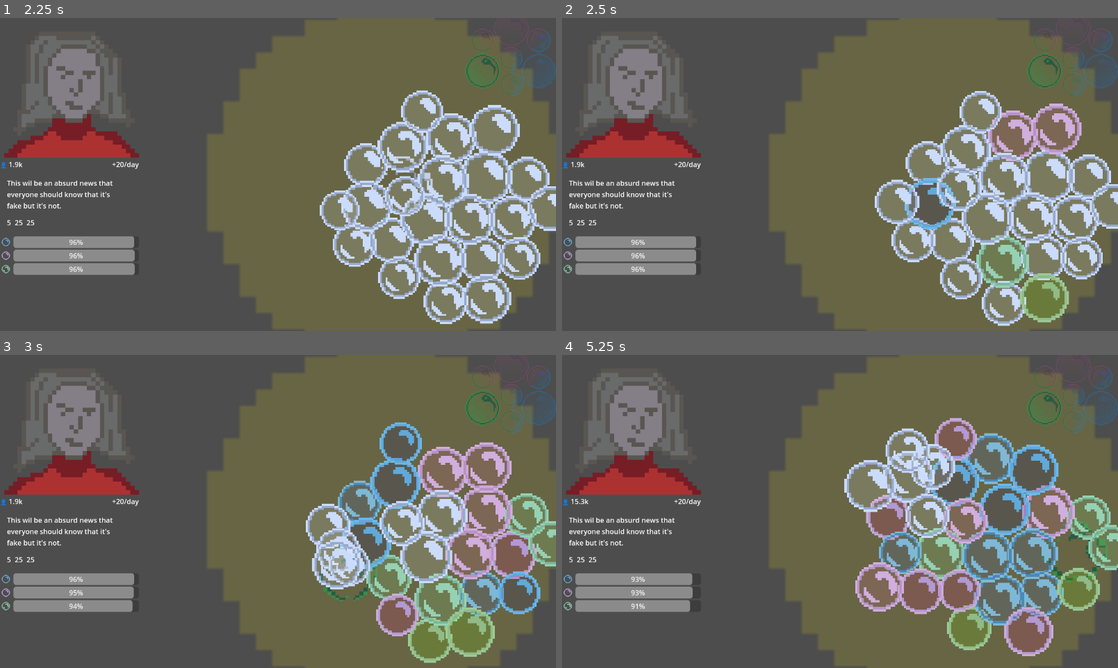
Above: before the commit, frames 1-4 (two rows, left to right).
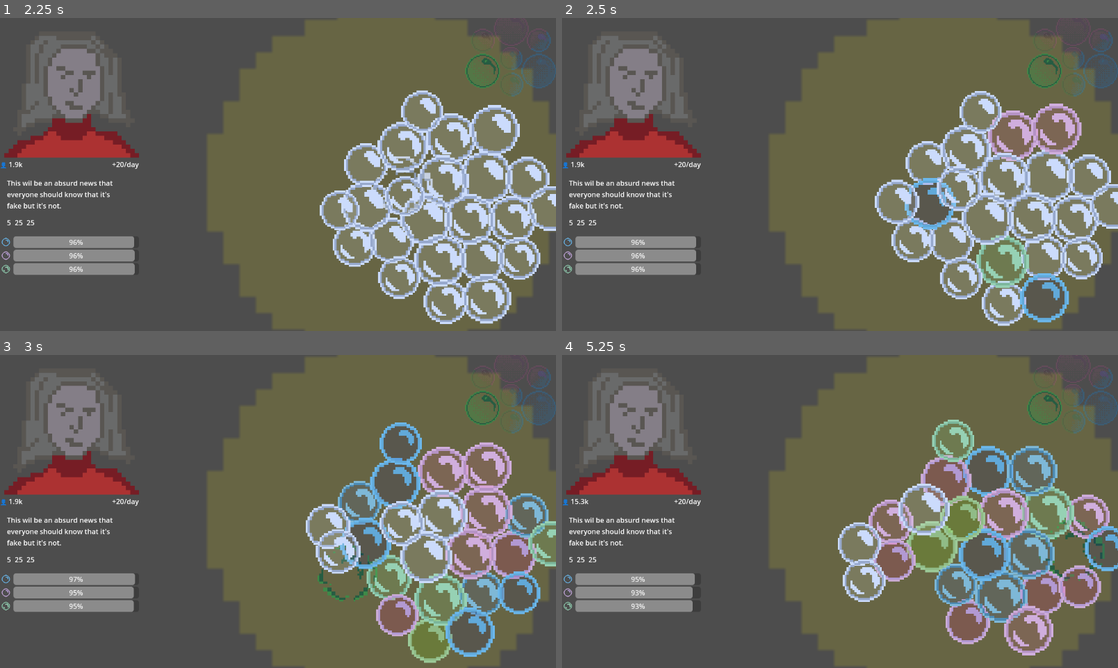
Above: after the commit, the same moments.

Repository: davirss/fakeltd.
Game: Godot game, scene res://Scenes/game.tscn
The game is run twice, just before and just after one commit, with the same random seed, the same clock (stepped at 60 frames per second) and the same inputs. The engine's default icon, where the game draws it, is replaced by a stand-in: a white triangle on a blue panel in a dark square.
Inputs (mouse positions are in pixels of both pictures, inside the frame that each line leads up to):
- Up to frame 1 (2.25 s): tap Enter (ui_accept) at 0.5, 0.77, 1.52 s; move the mouse to (222, 196) at 0.52 s; click (222, 196) at 0.6 s; move the mouse to (467, 155) at 1.27 s; click (467, 155) at 1.35 s; move the mouse to (400, 187) at 2.02 s; click (400, 187) at 2.1 s
- Up to frame 2 (2.5 s): no input
- Up to frame 3 (3 s): move the mouse to (350, 577) at 2.77 s; click (350, 577) at 2.85 s
- Up to frame 4 (5.25 s): tap Enter (ui_accept) at 3.02, 3.77, 4.52 s; move the mouse to (923, 502) at 3.52 s; click (923, 502) at 3.6 s; move the mouse to (951, 580) at 4.27 s; click (951, 580) at 4.35 s; move the mouse to (1073, 555) at 5.02 s; click (1073, 555) at 5.1 s

Frame 1 is identical in both runs. In frame 2, 1.1% of the frame differs, in the area x 82-92%, y 81-98%; in frame 3, 2.9%; in frame 4, 19%, in the area x 13-100%, y 20-97%.

Commit message:
Update script to match selector.

Diff:
--- a/game_manager.gd
+++ b/game_manager.gd
@@ -42,11 +42,11 @@
 
 	if left && !top && !right:
 		_selected_group = [
-			BubbleDefinitions.BubbleState.FACEBOOK
-		]
-		_selected_distributions = {
-			BubbleDefinitions.BubbleState.WHATSAPP: 	0.375,
-			BubbleDefinitions.BubbleState.FACEBOOK: 	0.25,
+			BubbleDefinitions.BubbleState.WHATSAPP
+		]
+		_selected_distributions = {
+			BubbleDefinitions.BubbleState.FACEBOOK: 	0.375,
+			BubbleDefinitions.BubbleState.WHATSAPP: 	0.25,
 			BubbleDefinitions.BubbleState.INSTAGRAM:	0.375,
 		}
 	elif !left && top && !right:
@@ -60,21 +60,21 @@
 		}
 	elif !left && !top && right:
 		_selected_group = [
-			BubbleDefinitions.BubbleState.WHATSAPP
-		]
-		_selected_distributions = {
+			BubbleDefinitions.BubbleState.FACEBOOK
+		]
+		_selected_distributions = {
+			BubbleDefinitions.BubbleState.FACEBOOK: 	0.25,
+			BubbleDefinitions.BubbleState.WHATSAPP: 	0.375,
+			BubbleDefinitions.BubbleState.INSTAGRAM:	0.375,
+		}
+	elif left && top && !right:
+		_selected_group = [
+			BubbleDefinitions.BubbleState.WHATSAPP,
+			BubbleDefinitions.BubbleState.INSTAGRAM
+		]
+		_selected_distributions = {
+			BubbleDefinitions.BubbleState.FACEBOOK: 	0.5,
 			BubbleDefinitions.BubbleState.WHATSAPP: 	0.25,
-			BubbleDefinitions.BubbleState.FACEBOOK: 	0.375,
-			BubbleDefinitions.BubbleState.INSTAGRAM:	0.375,
-		}
-	elif left && top && !right:
-		_selected_group = [
-			BubbleDefinitions.BubbleState.FACEBOOK,
-			BubbleDefinitions.BubbleState.INSTAGRAM
-		]
-		_selected_distributions = {
-			BubbleDefinitions.BubbleState.WHATSAPP: 	0.5,
-			BubbleDefinitions.BubbleState.FACEBOOK: 	0.25,
 			BubbleDefinitions.BubbleState.INSTAGRAM:	0.25,
 		}
 	elif left && !top && right:
@@ -89,12 +89,12 @@
 		}
 	elif !left && top && right:
 		_selected_group = [
-			BubbleDefinitions.BubbleState.WHATSAPP,
-			BubbleDefinitions.BubbleState.INSTAGRAM
-		]
-		_selected_distributions = {
-			BubbleDefinitions.BubbleState.WHATSAPP: 	0.25,
-			BubbleDefinitions.BubbleState.FACEBOOK: 	0.5,
+			BubbleDefinitions.BubbleState.FACEBOOK,
+			BubbleDefinitions.BubbleState.INSTAGRAM
+		]
+		_selected_distributions = {
+			BubbleDefinitions.BubbleState.FACEBOOK: 	0.25,
+			BubbleDefinitions.BubbleState.WHATSAPP: 	0.5,
 			BubbleDefinitions.BubbleState.INSTAGRAM:	0.25,
 		}
 	elif left && top && right:
